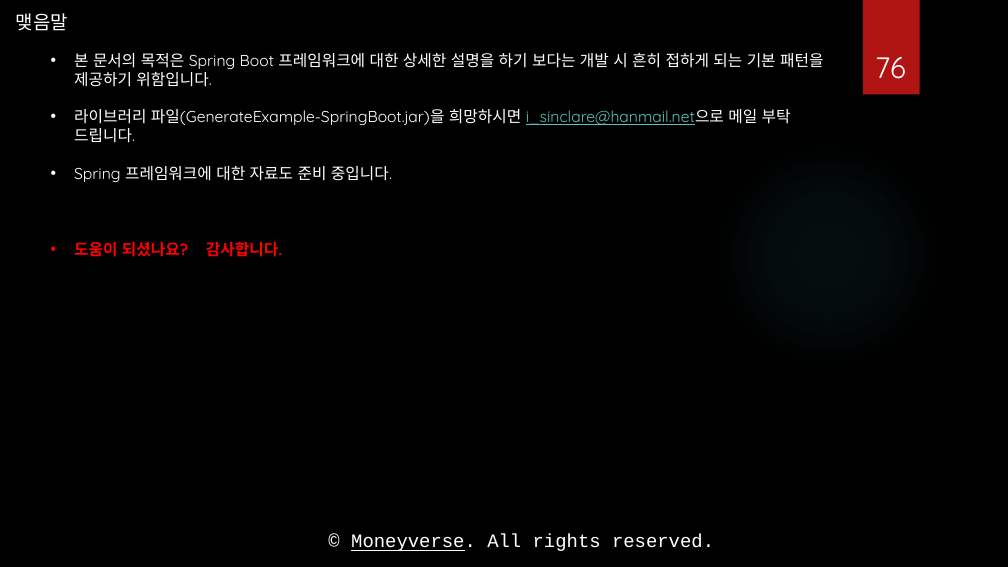
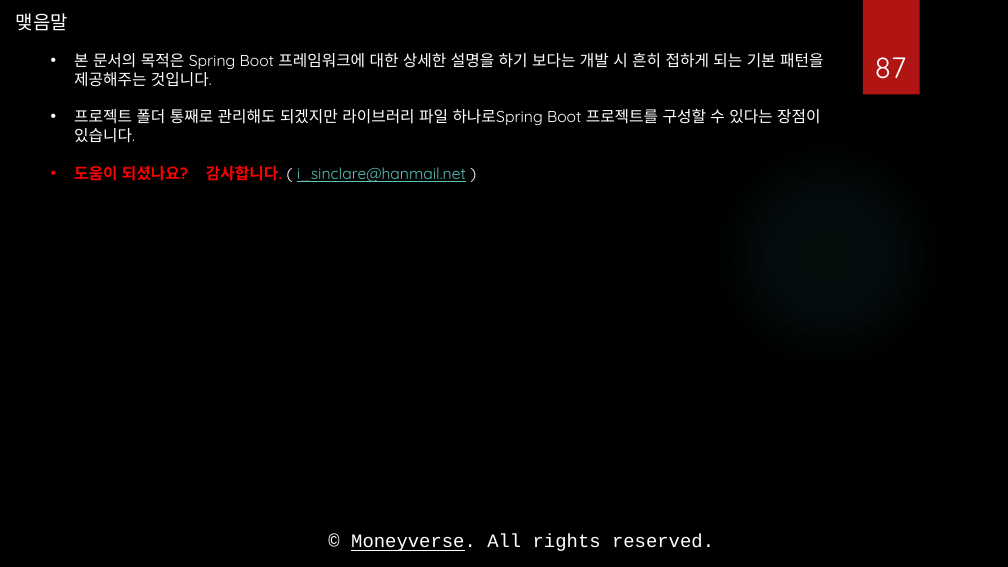
Before and after one commit to hancha123/Spring-Boot, a slide deck: slide 88 of Spring Boot Template.pptx (slide 77 before the commit). Drawn at 1008x567 pixels with LibreOffice and Linux fonts; fonts in the diff are those of the drawing; background and template pictures are left out. Boxes give left, top, right and bottom in pixels: in the first picture for what was removed or moved away, otherwise in the second. Text is boxed around its words. In the diff, an @@ line names an element or a change of style, - is before the commit and + after.

Commit message:
SpringBoot Template Generator User Guide

```diff
--- a/Spring Boot Template.pptx
+++ b/Spring Boot Template.pptx
@@ text at <box>74,53,823,182</box>: text changed @@
-• 본 문서의 목적은 Spring Boot 프레임워크에 대한 상세한 설명을 하기 보다는 개발 시 흔히 접하게 되는 기본 패턴을 제공하기 위함입니다.
-• 라이브러리 파일(GenerateExample-SpringBoot.jar)을 희망하시면 i_sinclare@hanmail.net으로 메일 부탁 드립니다.
-• Spring 프레임워크에 대한 자료도 준비 중입니다.
-• 도움이 되셨나요? 감사합니다.
+• 본 문서의 목적은 Spring Boot 프레임워크에 대한 상세한 설명을 하기 보다는 개발 시 흔히 접하게 되는 기본 패턴을 제공해주는 것입니다.
+• 프로젝트 폴더 통째로 관리해도 되겠지만 라이브러리 파일 하나로Spring Boot 프로젝트를 구성할 수 있다는 장점이 있습니다.
+• 도움이 되셨나요? 감사합니다. ( i_sinclare@hanmail.net )
@@ page number at <box>875,57,907,79</box>: text changed @@
-76
+87
```
Also in this commit, not shown: 11 slides added.
